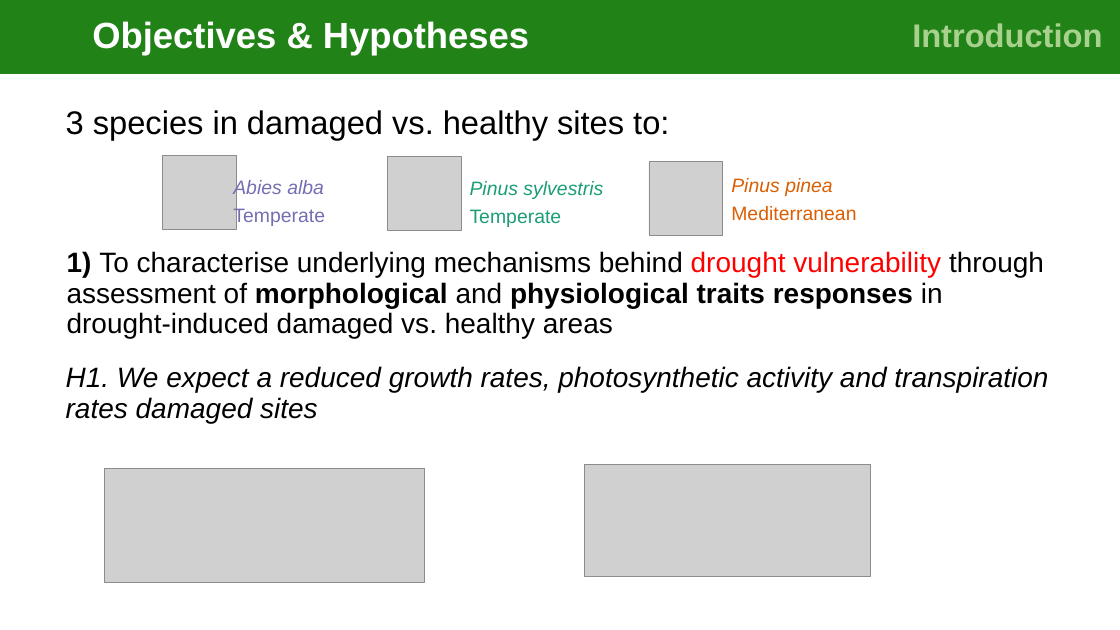
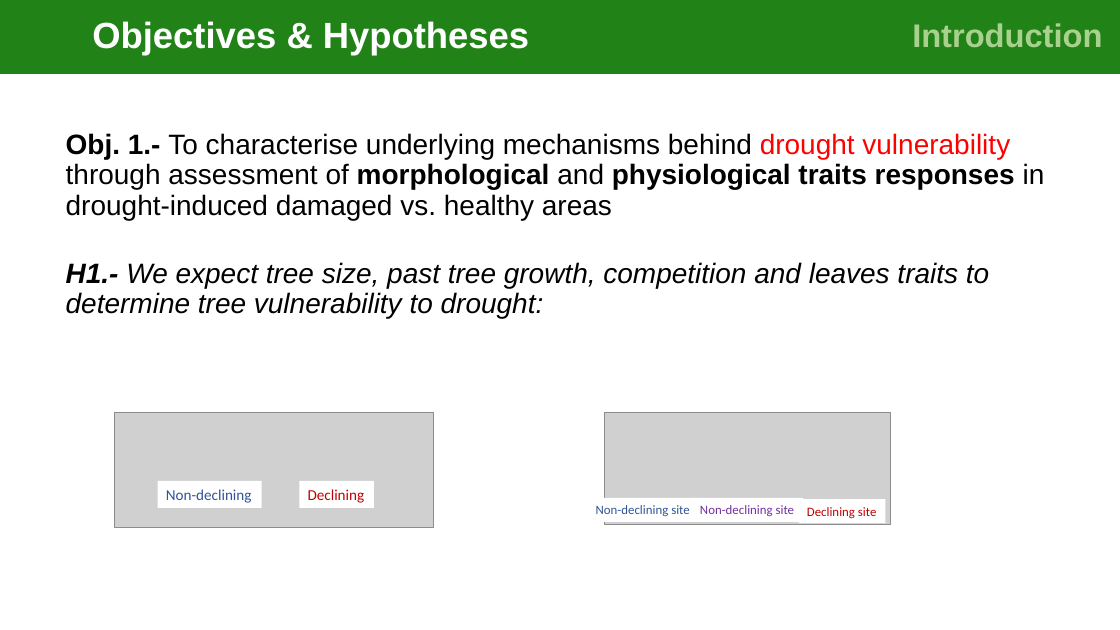
Before and after one commit to cris-fernandez/Tesis_Individuo, a slide deck: slide 5 of 06_ppts/exploratory_analysis_figures_v2-CFB.pptx. Drawn at 1120x630 pixels with LibreOffice and Linux fonts; fonts in the diff are those of the drawing; grey boxes stand for pictures. Boxes give left, top, right and bottom in pixels: in the first picture for what was removed or moved away, otherwise in the second. Text is boxed around its words. In the diff, an @@ line names an element or a change of style, - is before the commit and + after.

Commit message:
Updated ppt

```diff
--- a/06_ppts/exploratory_analysis_figures_v2-CFB.pptx
+++ b/06_ppts/exploratory_analysis_figures_v2-CFB.pptx
@@ text removed at box(66, 110, 669, 140) @@
-3 species in damaged vs. healthy sites to:
@@ text at box(66, 133, 1045, 220): text changed @@
-1) To characterise underlying mechanisms behind drought vulnerability through assessment of morphological and physiological traits responses in drought-induced damaged vs. healthy areas
+Obj. 1.- To characterise underlying mechanisms behind drought vulnerability through assessment of morphological and physiological traits responses in drought-induced damaged vs. healthy areas
@@ picture removed at box(163, 155, 237, 229) @@
@@ text removed at box(233, 179, 325, 227) @@
-Abies alba
-Temperate
@@ picture removed at box(387, 157, 461, 231) @@
@@ picture removed at box(649, 161, 723, 235) @@
@@ text removed at box(731, 178, 856, 221) @@
-Pinus pinea
-Mediterranean
@@ text removed at box(470, 181, 603, 227) @@
-Pinus sylvestris
-Temperate
@@ text at box(66, 262, 989, 318): text changed @@
-H1. We expect a reduced growth rates, photosynthetic activity and transpiration rates damaged sites
+H1.- We expect tree size, past tree growth, competition and leaves traits to determine tree vulnerability to drought:
@@ picture: place and size @@
-picture at box(105, 468, 424, 583)
+picture at box(114, 413, 434, 528)
@@ picture: place and size @@
-picture at box(585, 465, 871, 577)
+picture at box(604, 413, 891, 525)
@@ rectangle added at box(158, 481, 262, 508), fill #FFFFFF, 13 pt, text #2F5597 @@
+Non-declining
@@ rectangle added at box(299, 481, 374, 508), fill #FFFFFF, 13 pt, text #C00000 @@
+Declining
@@ rectangle added at box(587, 498, 699, 523), fill #FFFFFF, 11 pt, text #2F5597 @@
+Non-declining site
@@ rectangle added at box(691, 498, 803, 523), fill #FFFFFF, 11 pt, text #7030A0 @@
+Non-declining site
@@ rectangle added at box(799, 499, 886, 523), fill #FFFFFF, 11 pt, text #C00000 @@
+Declining site
```
Also in this commit, not shown: 5 other slides changed, 2 slides added, 9 slides removed.
